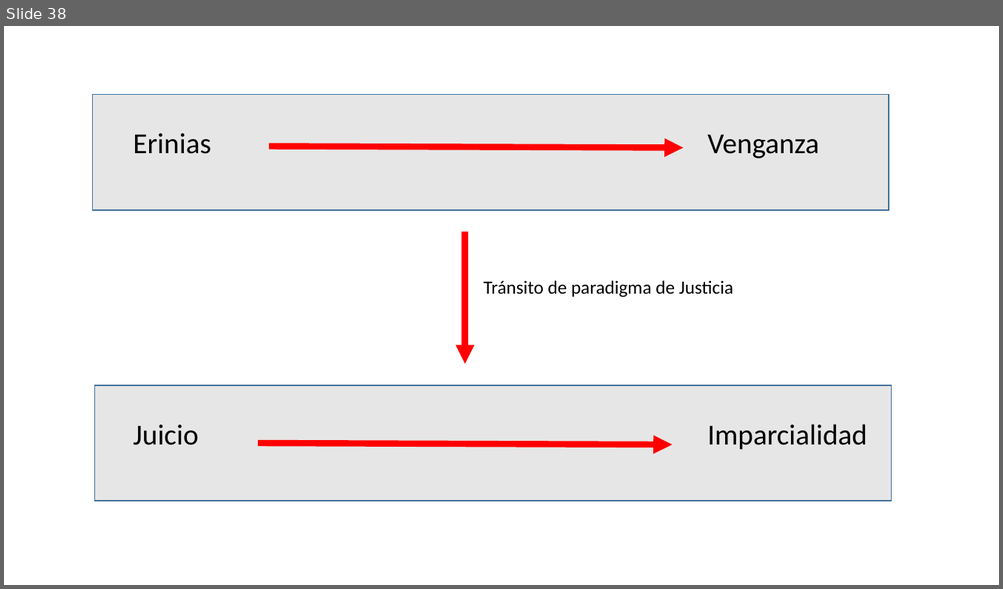
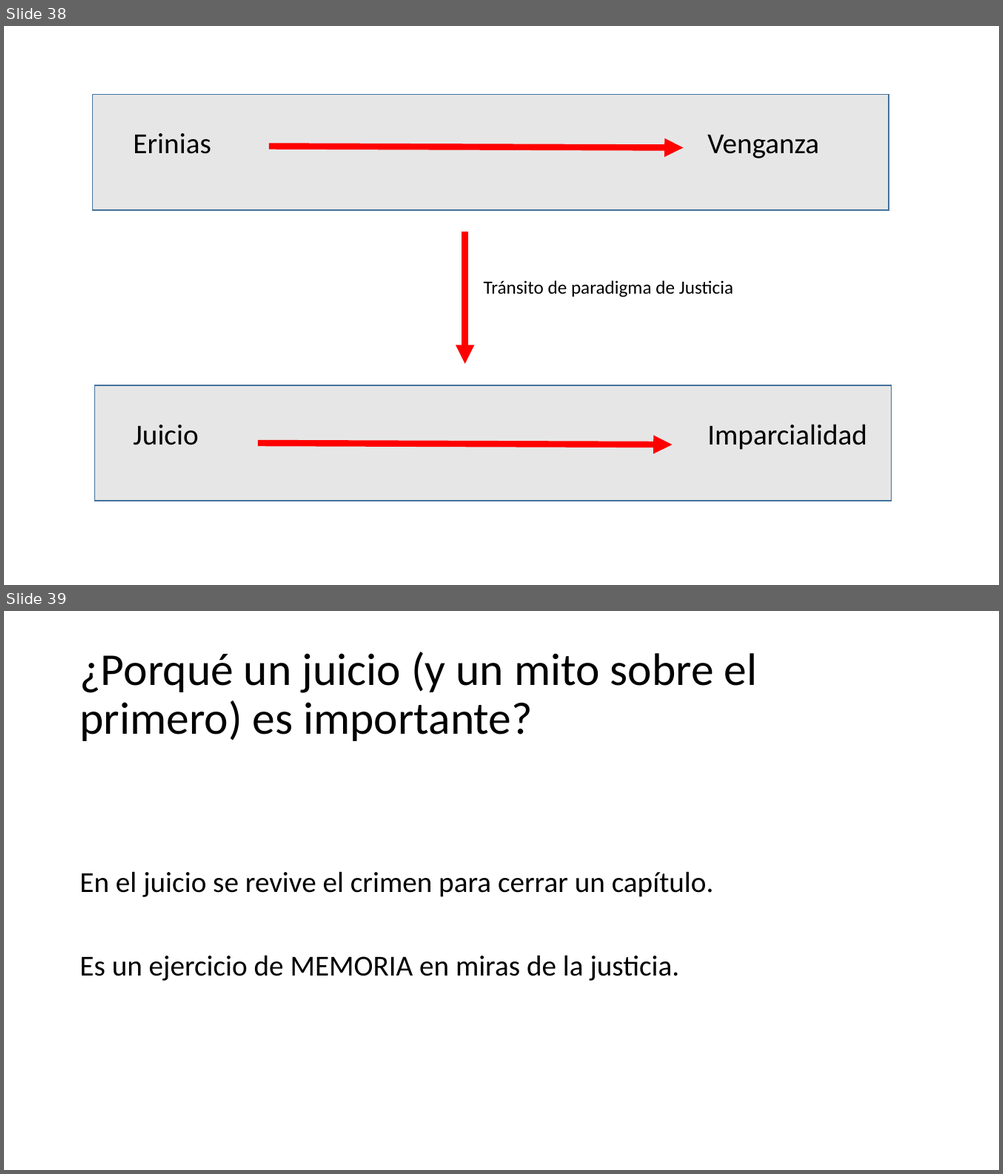
Before and after one commit to zaboltar/zaboltar.github.io, a slide deck: assets uarm/2023 1 uarm pcrit/La Orestíada - Esquilo.pptx. Shown one above the other, each under a label of ours: slide 38 before the commit, slides 38 and 39 after it. The pictures are 1003x589 and 1003x1174 pixels, drawn with LibreOffice and Linux fonts; fonts in the diff are those of the drawing. Boxes give left, top, right and bottom in pixels: in the first picture for what was removed or moved away, otherwise in the second. Text is boxed around its words. In the diff, an @@ line names an element or a change of style, - is before the commit and + after.

Commit message:
ORESTES 1important page to add

```diff
--- a/assets uarm/2023 1 uarm pcrit/La Orestíada - Esquilo.pptx
+++ b/assets uarm/2023 1 uarm pcrit/La Orestíada - Esquilo.pptx
@@ slide 39 added at [4, 611, 999, 1170], background #FFFFFF @@
@@ title added at [79, 652, 757, 741], 44 pt, text #000000 @@
+¿Porqué un juicio (y un mito sobre el primero) es importante?
@@ text added at [79, 871, 714, 981], 28 pt, text #000000 @@
+En el juicio se revive el crimen para cerrar un capítulo.
+Es un ejercicio de MEMORIA en miras de la justicia.
```
